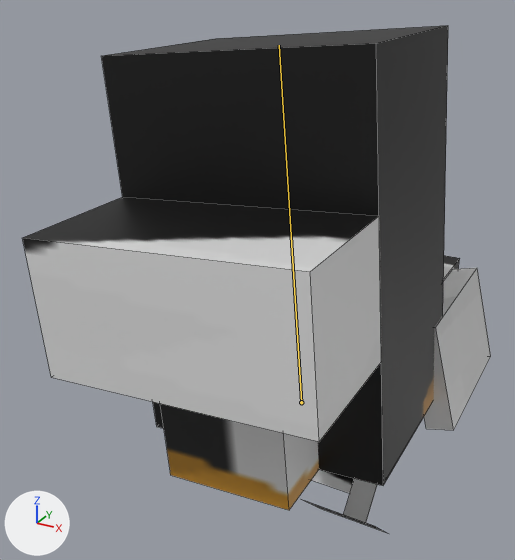
A saved change to the Blender file models/chicken_baby.blend.
One viewpoint serves both versions: a 50 mm lens placed at (1.82, -4.98, 4.47), pointed at (-0.45, -0.86, 2.41). Lighting does not change. The marker at lower left points along +X, +Y and +Z. Both versions are drawn at frame 5 of the action 'ArmatureAction'; the numbers are the values there. The bones that change are drawn over the model as lines. Mesh edges are drawn as thin lines.

Names of what the first picture shows: 'head', 'leg.upper.left2', 'nose', 'red', 'wing.left'.
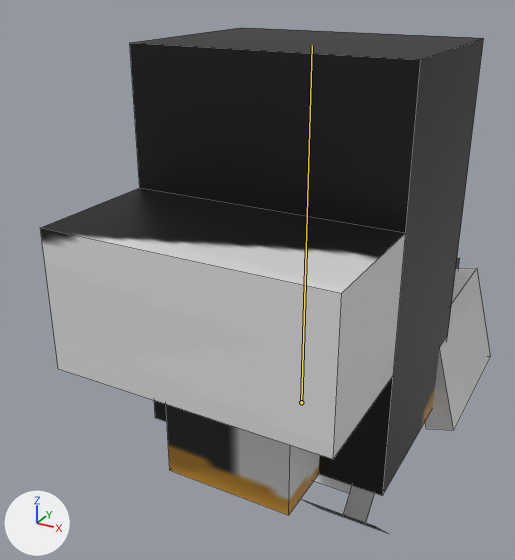
What differs and where, as boxes [x1, y1, x2, y2] in the pictures (515 x 560 px):
'head', posed: before [101, 26, 448, 486]; after [130, 28, 483, 496]
'nose', posed (11% taller): before [23, 197, 382, 442]; after [40, 188, 406, 459]
'red', posed: before [160, 404, 319, 510]; after [166, 404, 319, 515]
bone 'head', root to tip: before (301, 402) to (279, 45); after (301, 402) to (312, 45)

The change in detail:
Bone 'head' (bone_head) turns from (0, 0, 5) to (0, 0, 0) degrees about its own x, y and z.
